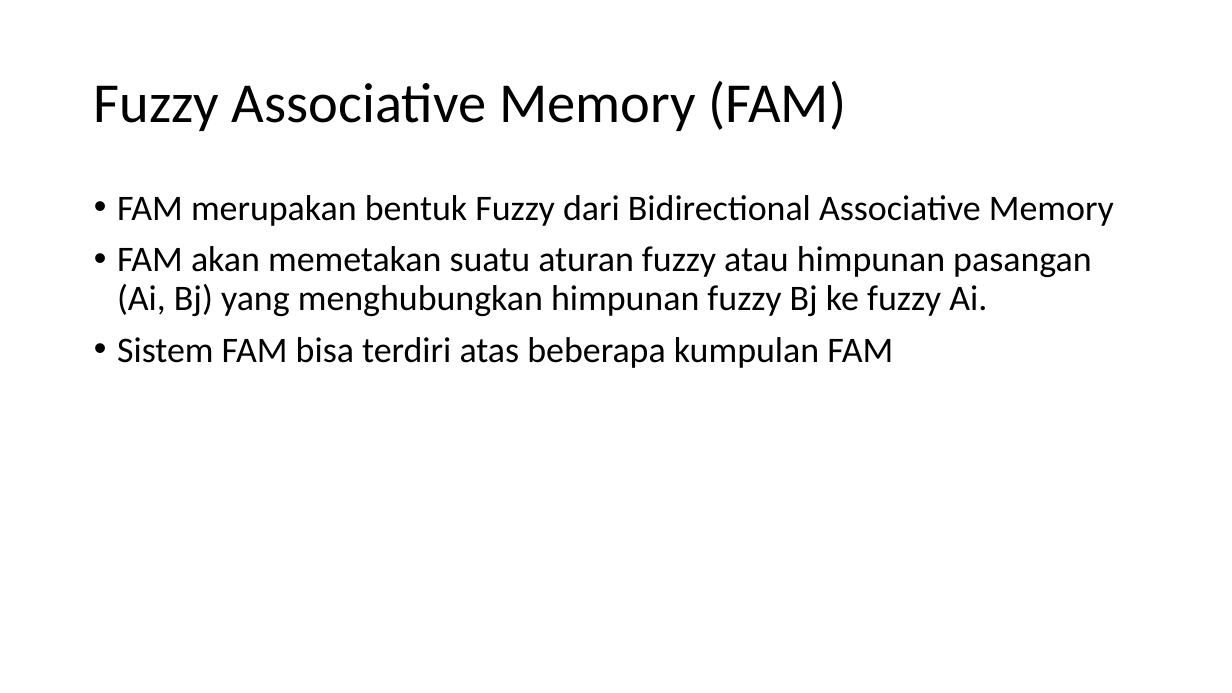
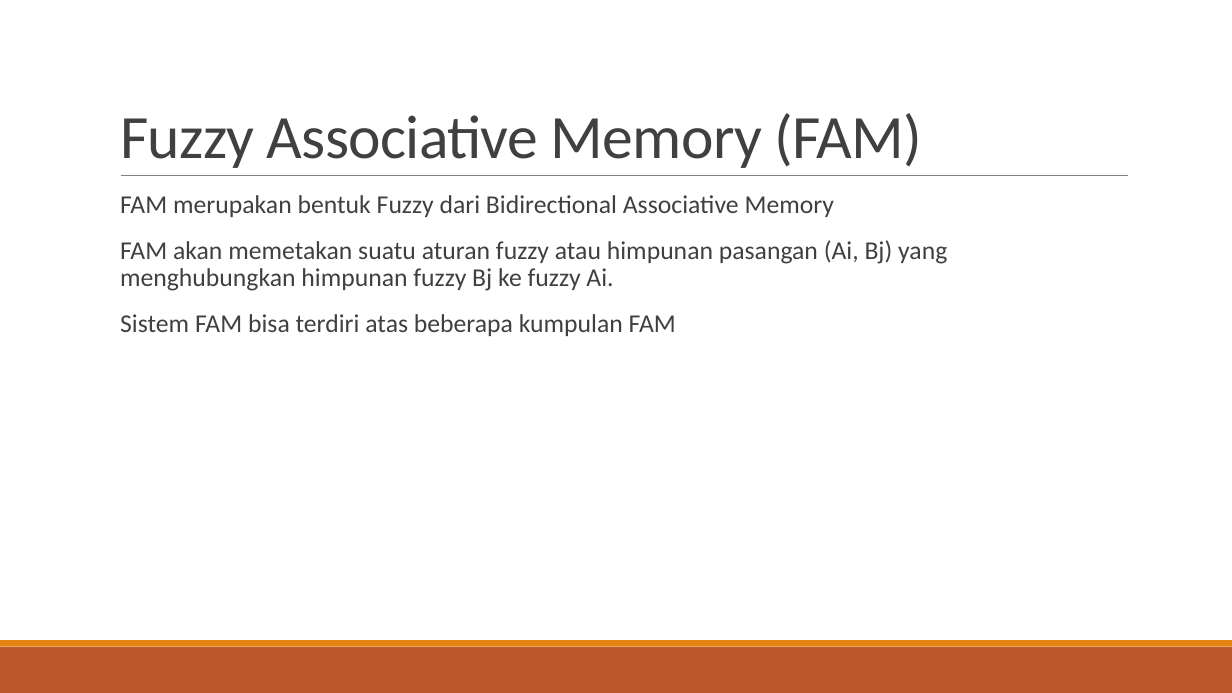
Before and after one commit to Ponita48/Tugas, a slide deck: slide 2 of Fuzzy/Poni - FAM/Fuzzy Associative Memory.pptx. Drawn at 1232x693 pixels with LibreOffice and Linux fonts; fonts in the diff are those of the drawing. Boxes give left, top, right and bottom in pixels: in the first picture for what was removed or moved away, otherwise in the second. Text is boxed around its words. In the diff, an @@ line names an element or a change of style, - is before the commit and + after.

```diff
--- a/Fuzzy/Poni - FAM/Fuzzy Associative Memory.pptx
+++ b/Fuzzy/Poni - FAM/Fuzzy Associative Memory.pptx
@@ title "Fuzzy Associative Memory (FAM)": place and size @@
-title "Fuzzy Associative Memory (FAM)" at <box>94,81,846,131</box>
+title "Fuzzy Associative Memory (FAM)" at <box>120,113,923,168</box>
@@ title "Fuzzy Associative Memory (FAM)" at <box>120,113,923,168</box>: size 44 to 48 pt, text colour #000000 to #404040, letter spacing 0 to -0.5 pt; line spacing 0.9 to 0.85; vertical alignment middle to bottom @@
@@ line added from (121, 176) to (1128, 176), #808080 0.5 pt @@
@@ text "FAM merupakan bentuk Fuzzy dari ..." at <box>120,195,947,336</box>: size 28 to 20 pt, text colour #000000 to #404040; bullet • to  ; more space between paragraphs @@
@@ rectangle added at <box>0,647,1232,693</box>, fill #BD582C @@
@@ rectangle added at <box>0,640,1232,647</box>, fill #E48312 @@
```
Also in this commit, not shown: 26 other slides changed, 1 other file.
